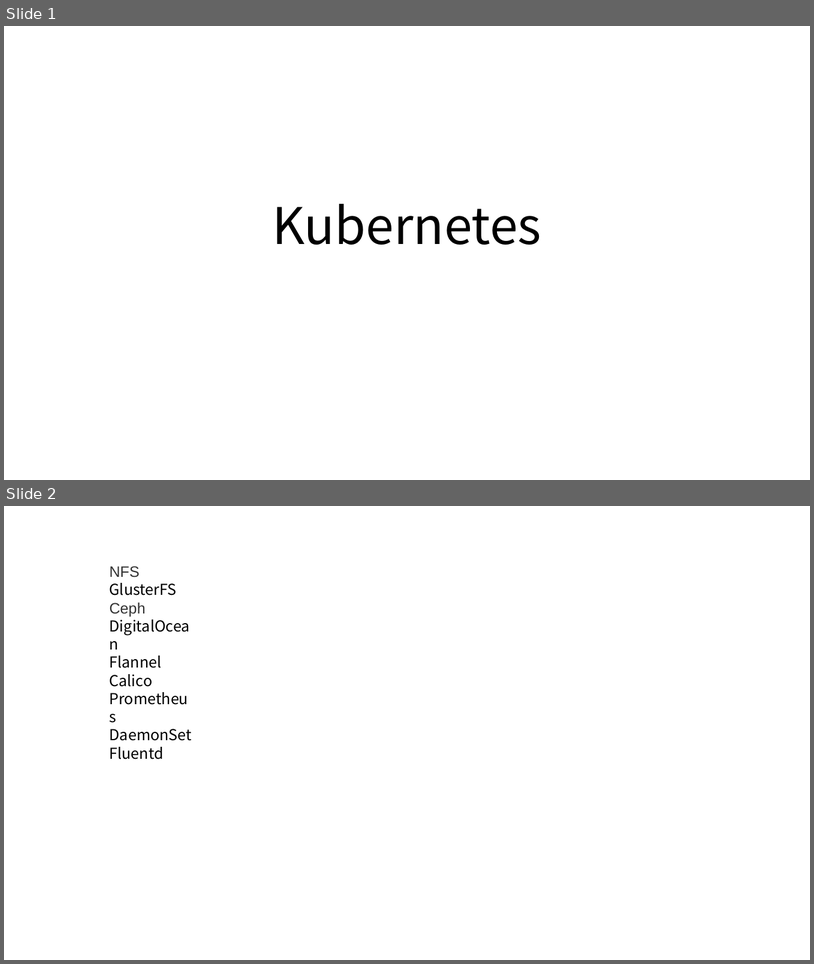
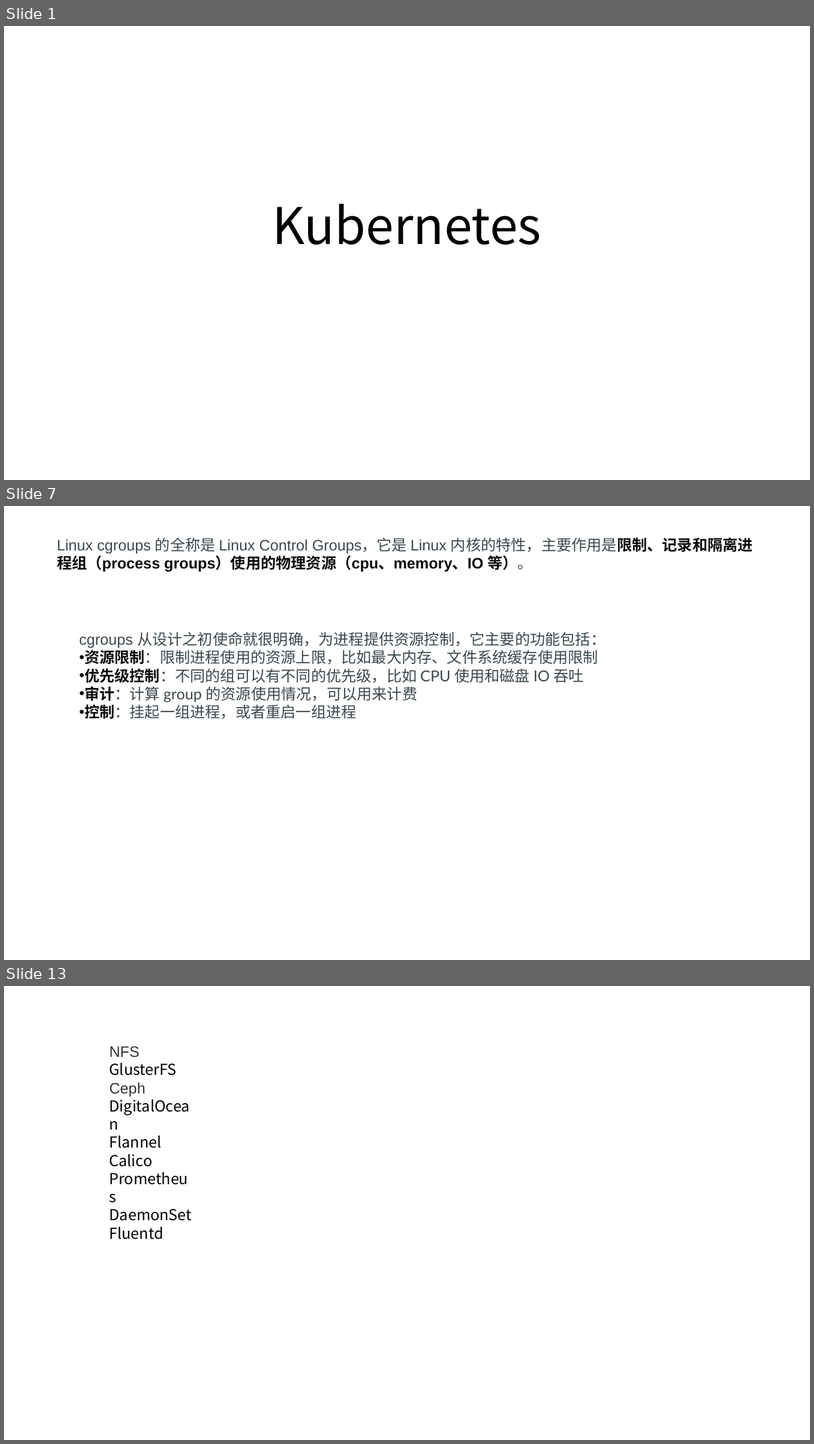
Before and after one commit to axzxs2001/Asp.NetCoreExperiment, a slide deck: Asp.NetCoreExperiment/kubernetes/kubernetes.pptx. Shown one above the other, each under a label of ours: slides 1 and 2 before the commit, slides 1, 7 and 13 after it; the slides between them are not shown. The pictures are 814x964 and 814x1444 pixels, drawn with LibreOffice and Linux fonts; fonts in the diff are those of the drawing. Boxes give left, top, right and bottom in pixels: in the first picture for what was removed or moved away, otherwise in the second. Text is boxed around its words. In the diff, an @@ line names an element or a change of style, - is before the commit and + after.

```diff
--- a/Asp.NetCoreExperiment/kubernetes/kubernetes.pptx
+++ b/Asp.NetCoreExperiment/kubernetes/kubernetes.pptx
@@ slide 7 added at [4, 506, 810, 960], background #FFFFFF @@
@@ text added at [57, 537, 753, 572], 18 pt, text #3C484E @@
+Linux cgroups 的全称是 Linux Control Groups，它是 Linux 内核的特性，主要作用是限制、记录和隔离进程组（process groups）使用的物理资源（cpu、memory、IO 等）。
@@ text added at [79, 632, 606, 719], 18 pt, text #3C484E @@
+cgroups 从设计之初使命就很明确，为进程提供资源控制，它主要的功能包括：
+• 资源限制：限制进程使用的资源上限，比如最大内存、文件系统缓存使用限制
+• 优先级控制：不同的组可以有不同的优先级，比如 CPU 使用和磁盘 IO 吞吐
+• 审计：计算 group 的资源使用情况，可以用来计费
+• 控制：挂起一组进程，或者重启一组进程
@@ what was slide 2 is now slide 13 @@
```
Also in this commit, not shown: 10 other slides added.
